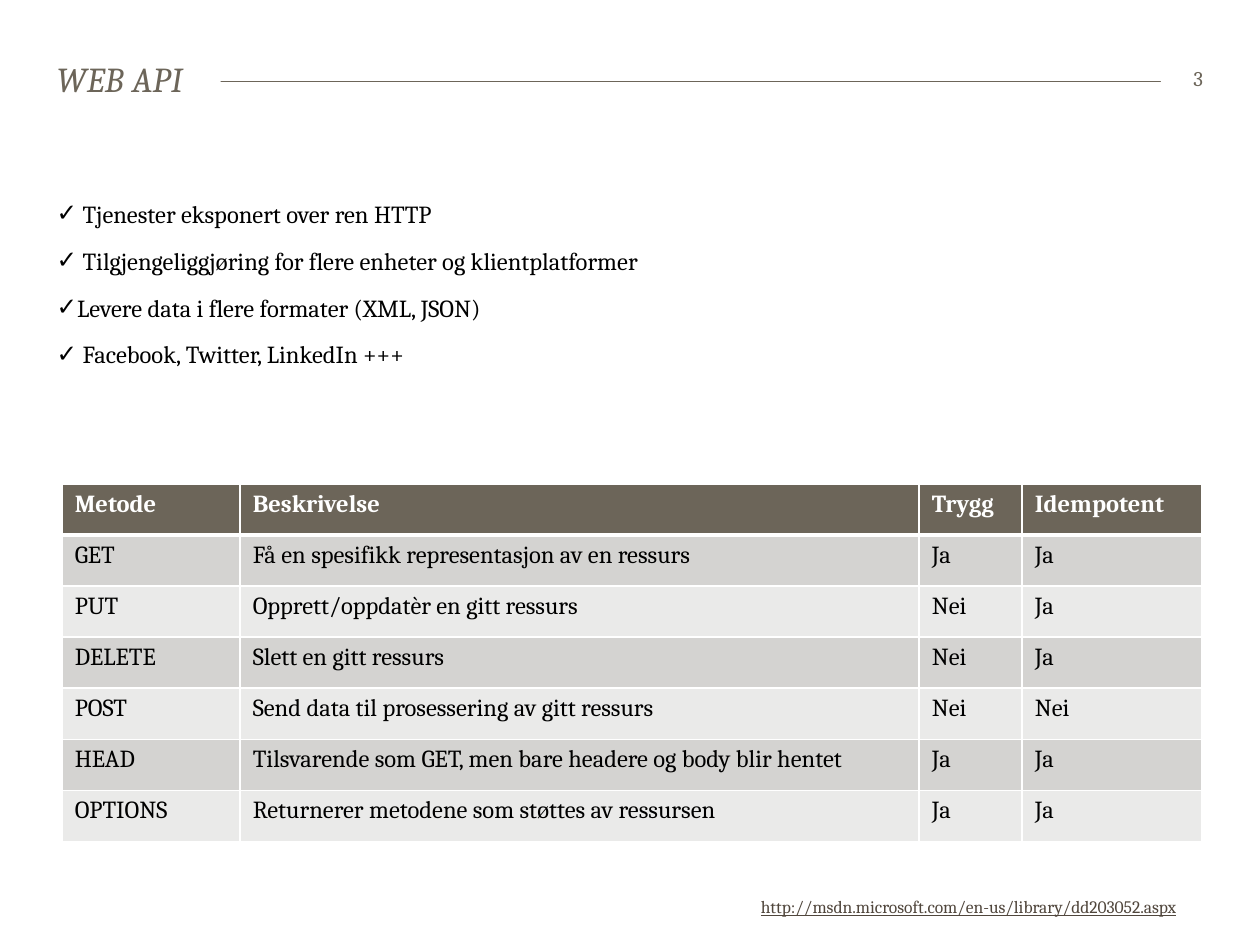
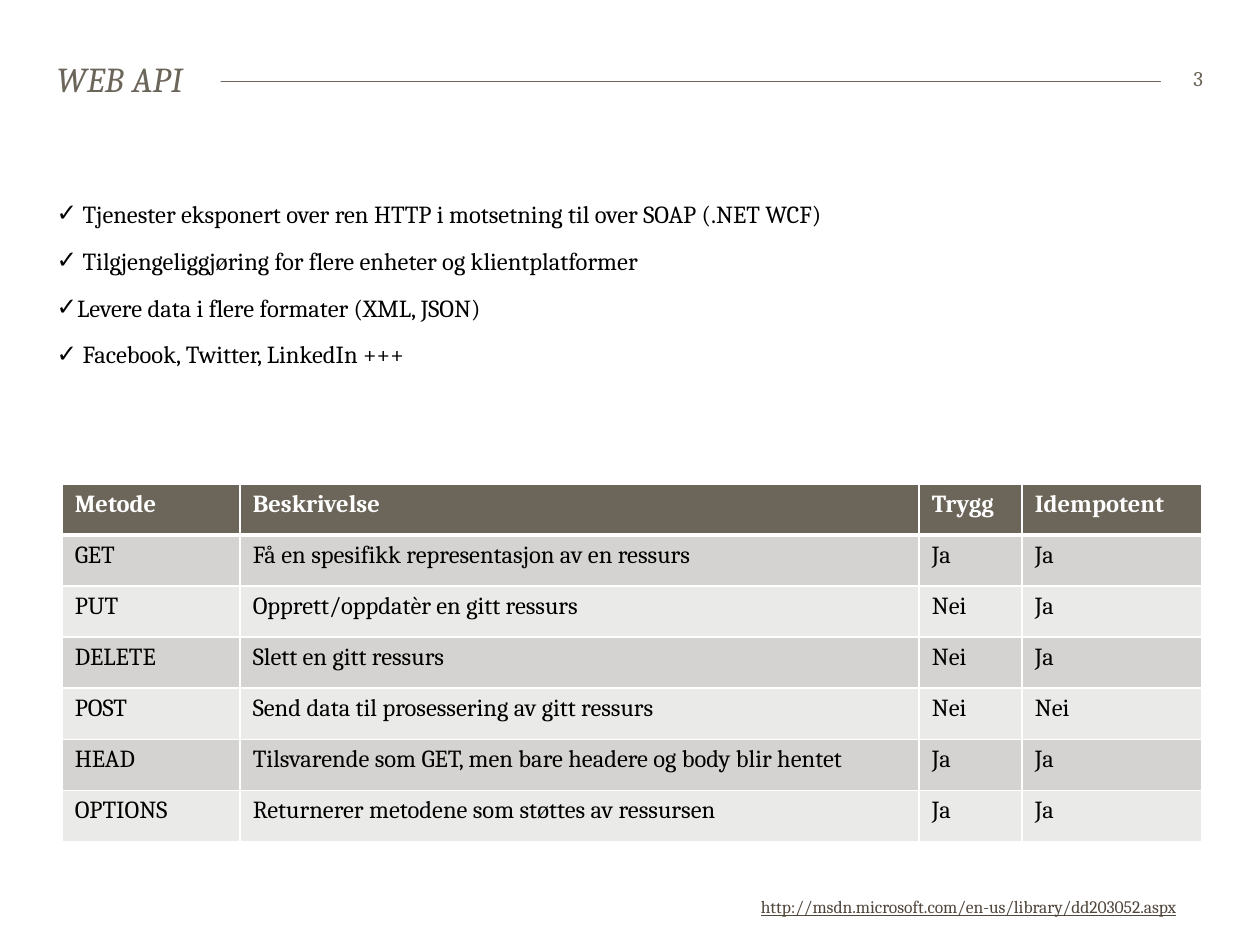
Before and after one commit to bekk/dotnetkurs, a slide deck: slide 3 of webapi/WebAPI.pptx. Drawn at 1260x945 pixels with LibreOffice and Linux fonts; fonts in the diff are those of the drawing. Boxes give left, top, right and bottom in pixels: in the first picture for what was removed or moved away, otherwise in the second. Text is boxed around its words. In the diff, an @@ line names an element or a change of style, - is before the commit and + after.

```diff
--- a/webapi/WebAPI.pptx
+++ b/webapi/WebAPI.pptx
@@ text at (83, 205, 821, 228): text changed @@
-✓ Tjenester eksponert over ren HTTP
+✓ Tjenester eksponert over ren HTTP i motsetning til over SOAP (.NET WCF)
```
